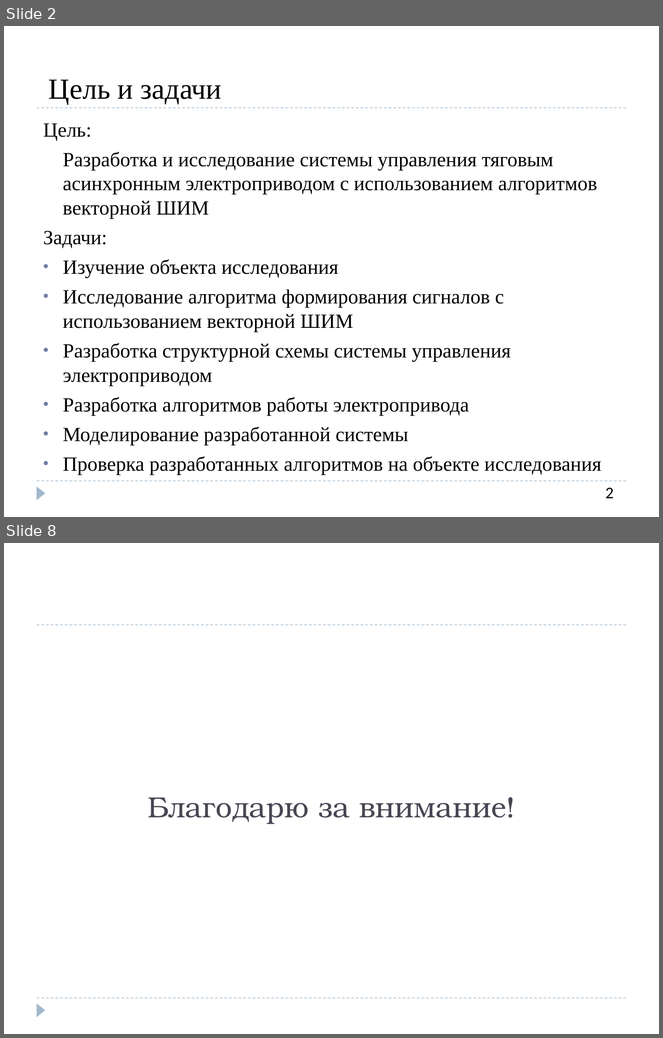
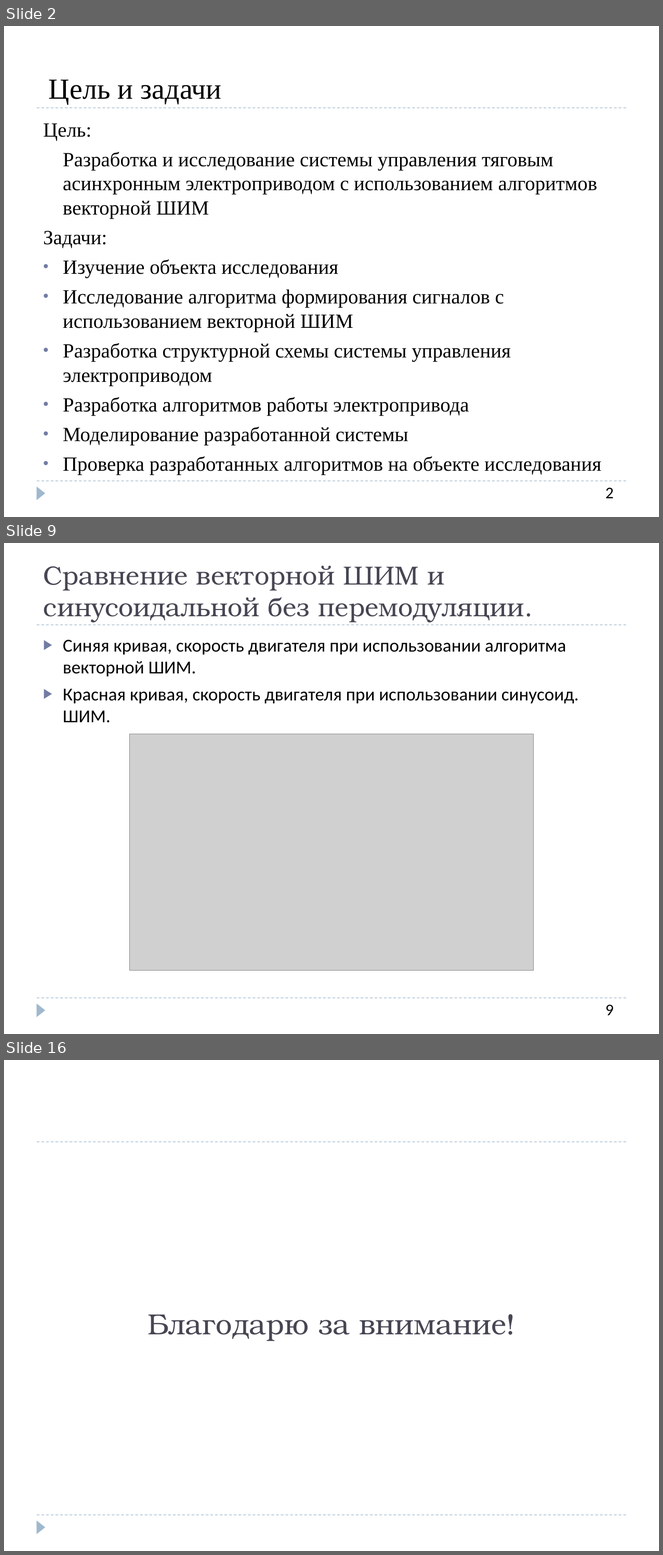
Before and after one commit to SozonovAA/dissertation, a slide deck: Конечный вариант/СозоновА.А._5404_Презентация к диплому.pptx. Shown one above the other, each under a label of ours: slides 2 and 8 before the commit, slides 2, 9 and 16 after it; the slides between them are not shown. The pictures are 663x1038 and 663x1555 pixels, drawn with LibreOffice and Linux fonts; fonts in the diff are those of the drawing; grey boxes stand for pictures. Boxes give left, top, right and bottom in pixels: in the first picture for what was removed or moved away, otherwise in the second. Text is boxed around its words. In the diff, an @@ line names an element or a change of style, - is before the commit and + after.

```diff
--- a/Конечный вариант/СозоновА.А._5404_Презентация к диплому.pptx
+++ b/Конечный вариант/СозоновА.А._5404_Презентация к диплому.pptx
@@ slide 9 added at [4,543,659,1034], background #FFFFFF; not listed: 3 template elements that a slide beside it also shows @@
@@ title added at [43,565,525,623], 28.8 pt, text #464653 @@
+Сравнение векторной ШИМ и синусоидальной без перемодуляции.
@@ text added at [63,640,579,723], 20 pt, text #000000 @@
+▶ Синяя кривая, скорость двигателя при использовании алгоритма векторной ШИМ.
+▶ Красная кривая, скорость двигателя при использовании синусоид. ШИМ.
@@ picture added at [130,734,534,971] @@
@@ text added at [606,1005,614,1016], 18 pt, text #000000 @@
+9
@@ what was slide 8 is now slide 16 @@
```
Also in this commit, not shown: 5 slides changed, 7 other slides added, 1 other file.
